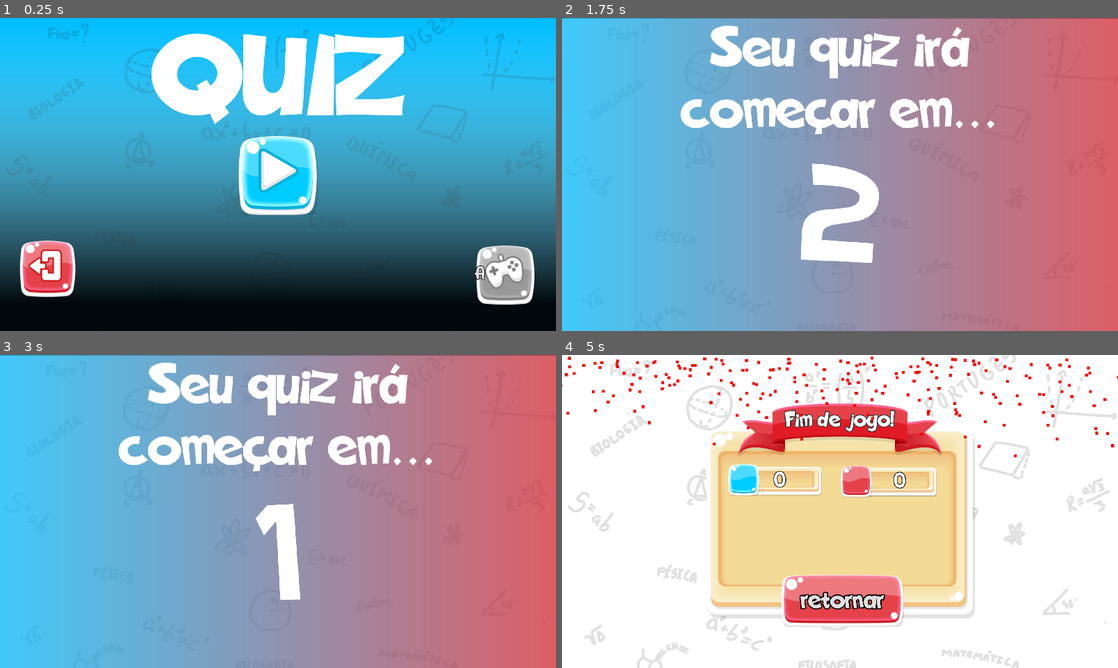
Above: before the commit, frames 1-4 (two rows, left to right).
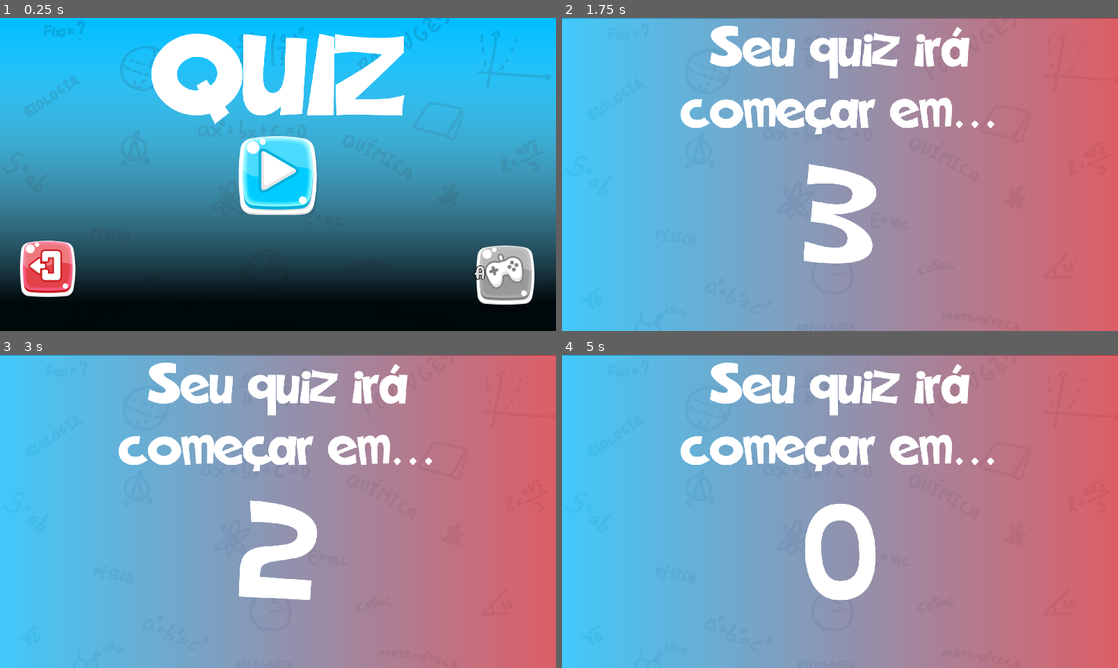
Above: after the commit, the same moments.

Repository: LabirasIFPI/Quiz-SKAR
Game: Godot game, scene res://Cenas/Menu.tscn
Two runs of this game, one before a commit and one after it. Both use one fixed random seed, a clock stepped at 60 frames per second and the inputs below. Sound files missing from this copy of the repository are replaced by a short silence.
Inputs (mouse positions are in pixels of both pictures, inside the frame that each line leads up to):
- Up to frame 1 (0.25 s): no input
- Up to frame 2 (1.75 s): click (840, 174) at 0.5 s; click (1062, 287) at 1.27 s
- Up to frame 3 (3 s): tap Enter at 2 s; hold Up (ui_up) 2.03-2.78 s; tap A (A) at 2.1 s; tap B (B) at 2.3, 2.85 s; hold Left (ui_left) from 2.78 s (still down)
- Up to frame 4 (5 s): tap C (C) at 3.05, 3.6 s; release Left (ui_left) at 3.53 s; hold Up (ui_up) from 3.53 s (still down); tap A (A) at 3.8, 4.35 s; tap Space at 4.25 s; tap B (B) at 4.55 s

The runs differ from the first frame. In frame 1, 1.0% of the frame differs, in the area x 7-100%, y 0-24%; in frame 2, 1.4%; in frame 3, 2.2%; in frame 4, 97%, in the area x 0-100%, y 0-100%.
Error before the commit: Invalid get index '2' (on base: 'Array'). (res://Códigos/FimDeJogo.gd:29)

Commit message:
Cena fim de jogo finalizada, melhorias no visual

Diff:
--- a/Cenas/FimDeJogo.tscn
+++ b/Cenas/FimDeJogo.tscn
@@ -103,11 +103,10 @@
 [node name="effects" type="CanvasLayer" parent="."]
 
 [node name="Particles2D" type="CPUParticles2D" parent="effects"]
-self_modulate = Color( 1, 0, 0, 1 )
 position = Vector2( 962, 14 )
 rotation = 1.5708
 emitting = false
-amount = 500
+amount = 600
 one_shot = true
 emission_shape = 2
 emission_rect_extents = Vector2( 5, 1000 )
@@ -116,5 +115,6 @@
 initial_velocity = 700.0
 initial_velocity_random = 1.0
 scale_amount = 10.0
+color = Color( 0.117647, 1, 0, 1 )
 
 [connection signal="pressed" from="Sinais/Back" to="." method="_on_Back_pressed"]
--- a/Cenas/Information.tscn
+++ b/Cenas/Information.tscn
@@ -1,9 +1,12 @@
-[gd_scene load_steps=5 format=2]
+[gd_scene load_steps=7 format=2]
 
 [ext_resource path="res://Códigos/Information.gd" type="Script" id=1]
 [ext_resource path="res://Assets/FreeGUI/png/bg_branco.jpeg" type="Texture" id=2]
 [ext_resource path="res://Temas/menu_back.tres" type="Texture" id=3]
 [ext_resource path="res://Assets/FreeGUI/png/playred.png" type="Texture" id=4]
+[ext_resource path="res://Assets/FreeGUI/png/Buotoes/sets_updonw.png" type="Texture" id=5]
+
+[sub_resource type="Theme" id=1]
 
 [node name="Information" type="Control"]
 anchor_right = 1.0
@@ -15,10 +18,15 @@
 anchor_top = 0.5
 anchor_right = 0.5
 anchor_bottom = 0.5
-margin_left = -408.0
+margin_left = -407.5
 margin_top = -70.5
-margin_right = 408.0
+margin_right = 407.5
 margin_bottom = 70.5
+theme = SubResource( 1 )
+custom_icons/updown = ExtResource( 5 )
+min_value = 5.0
+max_value = 20.0
+value = 5.0
 
 [node name="pass" type="Button" parent="."]
 anchor_left = 1.0
--- a/Cenas/Menu.tscn
+++ b/Cenas/Menu.tscn
@@ -8,6 +8,17 @@
 [ext_resource path="res://Temas/Theme_fonte_botes.tres" type="DynamicFont" id=6]
 [ext_resource path="res://Assets/FreeGUI/png/playblue.png" type="Texture" id=7]
 [ext_resource path="res://Assets/FreeGUI/svg/game_gray.png" type="Texture" id=8]
+
+[sub_resource type="Shader" id=4]
+code = "shader_type canvas_item;
+
+void vertex() {
+	UV.x += TIME * 0.03;
+	UV.y += TIME * 0.03;
+}"
+
+[sub_resource type="ShaderMaterial" id=5]
+shader = SubResource( 4 )
 
 [sub_resource type="Gradient" id=2]
 offsets = PoolRealArray( 0, 0.916201 )
@@ -34,6 +45,7 @@
 
 [node name="Back" type="TextureRect" parent="CanvasLayer"]
 self_modulate = Color( 0, 0.741176, 1, 1 )
+material = SubResource( 5 )
 anchor_right = 1.0
 anchor_bottom = 1.0
 texture = ExtResource( 1 )
--- a/Cenas/musica_principal.tscn
+++ b/Cenas/musica_principal.tscn
@@ -1,12 +1,16 @@
-[gd_scene load_steps=3 format=2]
+[gd_scene load_steps=4 format=2]
 
 [ext_resource path="res://Musicas/jolly-farmer-163815.wav" type="AudioStream" id=1]
 [ext_resource path="res://Códigos/musica_principal.gd" type="Script" id=2]
+[ext_resource path="res://Musicas/Relogio01.wav" type="AudioStream" id=3]
 
 [node name="MusicaMain" type="Node2D"]
 script = ExtResource( 2 )
 
 [node name="musica_main" type="AudioStreamPlayer2D" parent="."]
 stream = ExtResource( 1 )
-volume_db = 4.773
 autoplay = true
+
+[node name="clock" type="AudioStreamPlayer2D" parent="."]
+stream = ExtResource( 3 )
+volume_db = 24.0
--- a/Códigos/FimDeJogo.gd
+++ b/Códigos/FimDeJogo.gd
@@ -4,29 +4,41 @@
 onready var _lab_p2 = get_node("Menu/Janelas/p2")
 onready var _confetti = get_node("effects/Particles2D")
 
+func _ready() -> void:
+	#@TODO printat o vencedor na tela
+	print(winner())
+	## Chama efeito de partícula para cor do vencedor
+	_confetti.emitting = 1
+	changeColorEfectByPlayer(winner())
 
-func _ready() -> void:
-	## Chama efeito de confete
-	_confetti.emitting = 1
 	audio.stopSong()
 	_lab_p1.text = str(global.pontos[0])
 	_lab_p2.text = str(global.pontos[1])
 	global.playSound("won", 6.0)
 
-	if winnerPoints():
-		changeEfectColorByPlayer(global.jogadorAtual)
-	else:
-		changeEfectColorByPlayer(global.getOppositePlayer())
-
 
 # Retorna pra tela inicial
 func _on_Back_pressed() -> void:
+	setPoints()
 	audio.returnSong()
 	get_tree().change_scene("res://Cenas/Menu.tscn")
 
-func changeEfectColorByPlayer(indPlayer):
+
+## Muda a cor das partículas para cada jogador
+func changeColorEfectByPlayer(indPlayer):
 	var _color: Array = [Color.dodgerblue, Color.red]
 	_confetti.color = _color[indPlayer]
 
-func winnerPoints() -> bool:
-	return global.pontos[0] > global.pontos[1]
+## Retorna o jogador vencedor (0 para azul; 1 para vermelho)
+func winner() -> int:
+	var higher_value = global.pontos[0]
+	var higher_ind = 0
+	for i in range(global.pontos.size()):
+		if global.pontos[i] > higher_value:
+			higher_ind = i
+	return higher_ind
+
+## Zera a pontuação dos jogadores
+func setPoints():
+	for i in range(global.pontos.size()):
+		global.pontos[i] = 0
--- a/Códigos/Global.gd
+++ b/Códigos/Global.gd
@@ -25,7 +25,7 @@
 var pontos: Array = [0, 0];
 
 ## Pontuação necessária para vencer a partida.
-var maxPoints = 0;
+var maxPoints = 5;
 
 # Armazena o indice do jogador da vez, que irá responder.
 # -1 = ninguem, 0 = azul, 1 = vermelho
@@ -44,8 +44,7 @@
 	"wrong": preload("res://Musicas/Errada.wav"),
 	"bell": preload("res://Musicas/Sino.wav"),
 	"won": preload("res://Musicas/Vitoria.wav"),
-	"countdown": preload("res://Musicas/arcade-countdown-7007.wav"),
-	"clock" : preload("res://Musicas/Relogio01.wav")
+	"countdown": preload("res://Musicas/arcade-countdown-7007.wav")
 }
 
 func _ready():
@@ -148,6 +147,6 @@
 	_snd.timeToDestroy = duration;
 	add_child(_snd);
 
-func getOppositePlayer() -> int:
-	var _sinal = 1 - 2 * global.jogadorAtual; # se vermelho: -1, se azul: 1
-	return global.jogadorAtual + 1  * _sinal;
+func getOppositePlayer(arg) -> int:
+	var _sinal = 1 - 2 * arg # se vermelho: -1, se azul: 1
+	return arg + 1  * _sinal;
--- a/Códigos/Information.gd
+++ b/Códigos/Information.gd
@@ -8,7 +8,7 @@
 func _process(delta):
 	if Input.is_action_just_pressed("ui_up"):
 		addQuestionCount()
-
+		#testar se presta no pass
 	global.maxPoints = value_bar.value
 
 func _on_pass_pressed():
--- a/Códigos/Menu.gd
+++ b/Códigos/Menu.gd
@@ -8,7 +8,7 @@
 
 
 func _on_iniciar_pressed() -> void:
-	get_tree().change_scene("res://Cenas/Aviso.tscn")
+	get_tree().change_scene("res://Cenas/Information.tscn")
 
 
 func _on_tutorial_pressed() -> void:
--- a/Códigos/QuizMain.gd
+++ b/Códigos/QuizMain.gd
@@ -35,6 +35,7 @@
 	var _sinal = 1 - 2 * global.jogadorAtual; # se vermelho: -1, se azul: 1
 	return global.jogadorAtual + 1  * _sinal;
 
+	# @TODO verificar
 func getRandomQuestion() -> Dictionary:
 	if len(displayedQuestionIds) >= len(questions):
 		print("[AVISO]: Acabou o banco de perguntas. Resetando perguntas exibidas.")
@@ -91,6 +92,7 @@
 			$TLPR.stop();
 			if checarResposta(global.resposta):
 				global.playSound("right");
+				audio.stopClock()
 				_label_aviso.text = "";
 				actualQuestionInd += 1;
 				gerarNovaPergunta();
@@ -98,6 +100,7 @@
 				global.jogadorAtual = -1;
 				print("Acertou");
 			else:
+				audio.stopClock()
 				global.playSound("wrong");
 				adicionarPonto(obterJogadorOposto());
 				_label_aviso.text = "Errou";
@@ -193,6 +196,7 @@
 ## Tempo da pergunta se esgotou
 func _on_TLPR_timeout() -> void:
 	# Parar som do relógio
+	audio.stopClock()
 	# Tocar som do sino
 	global.playSound("bell", 3.0);
 
@@ -229,7 +233,8 @@
 		global.definirJogadorAtual(_atual);
 		colorProgress = 0.0;
 		$TLPR.start(10)
-		global.playSound("clock", 10)
+		#retirar
+		audio.startClock()
 	else:
 		# Aconteceu de ninguém apertar, ou dos dois apertarem no mesmo instante.
 		pass
--- a/Códigos/musica_principal.gd
+++ b/Códigos/musica_principal.gd
@@ -1,22 +1,31 @@
 extends Node2D
 
-onready var song = get_node("musica_main")
-
+onready var _song = get_node("musica_main")
+onready var _clock = get_node("clock")
 
 # Called when the node enters the scene tree for the first time.
 func _ready() -> void:
-	song.play()
+	_song.play()
 
 
 func _process(delta: float) -> void:
 	pass
 
+	## Começa musica principal
 func stopSong():
-	song.stop()
+	_song.stop()
+
+	## Para musica principal
 func returnSong():
-	song.play()
+	_song.play()
 
+	## Começar som do relógio
+func startClock():
+	_clock.play()
 
+	## Parar som do relógio
+func stopClock():
+	_clock.stop()
 # Called every frame. 'delta' is the elapsed time since the previous frame.
 #func _process(delta: float) -> void:
 #	pass
Binary file added: Assets/FreeGUI/png/Buotoes/sets_updonw.png
Not shown, changed: Assets/FreeGUI/png/Buotoes/sets_updonw.png.import
Not shown: 1 places in Cenas/Menu.tscn that only renumber resources
